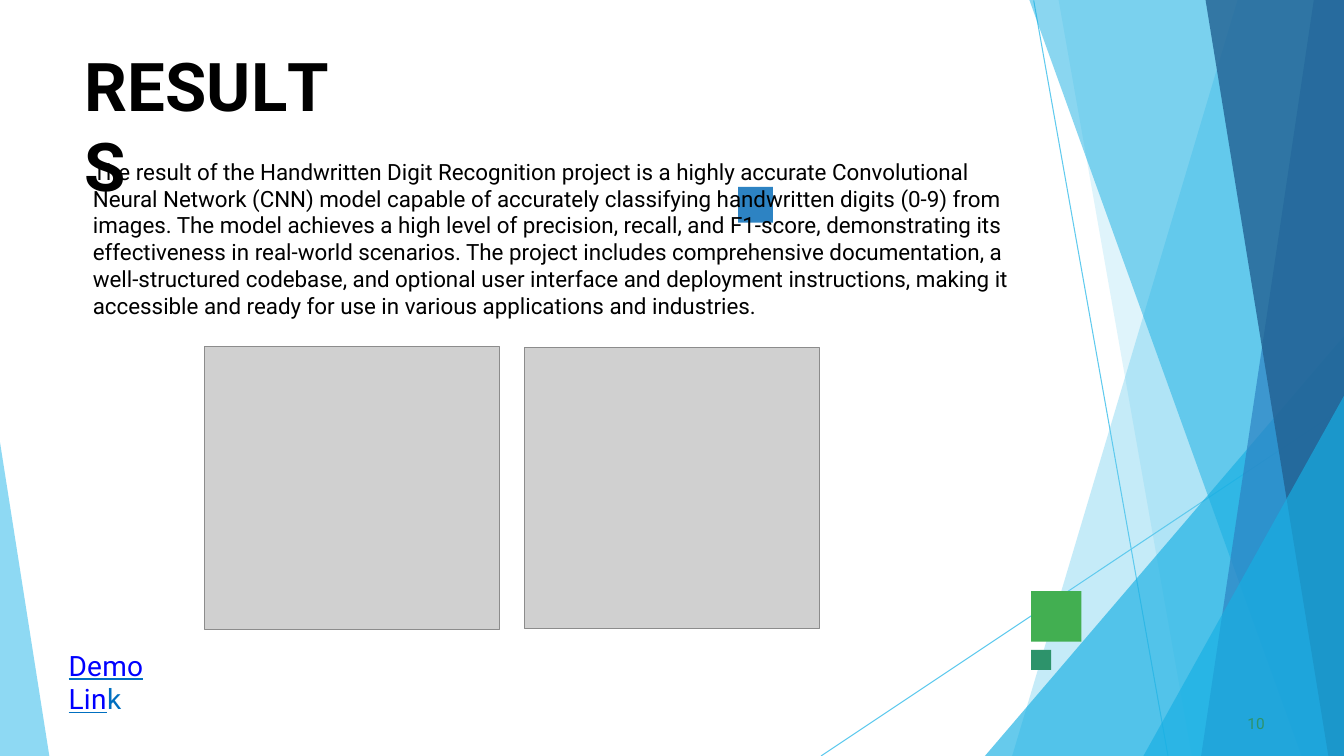
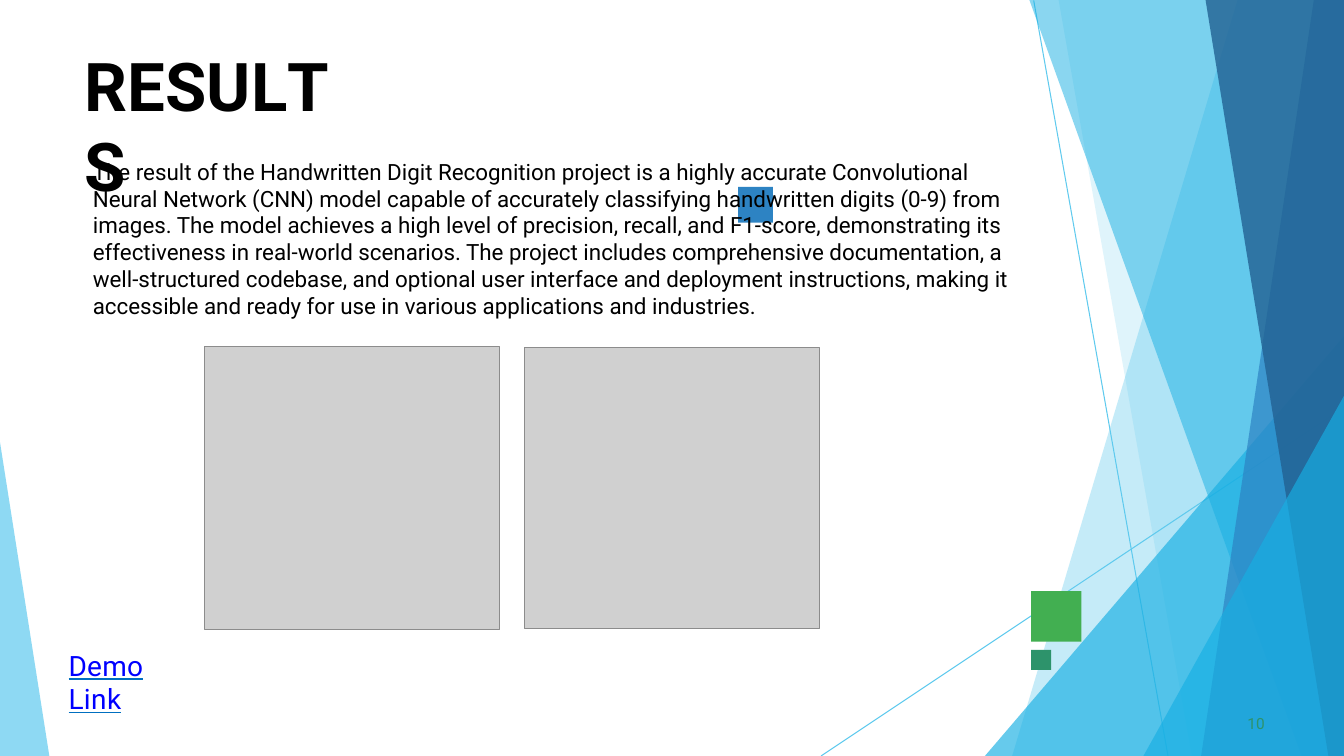
Before and after one commit to SNEHA-SUDHIR/TNSDC2024, a slide deck: slide 10 of Hand Written Digit Regonition PPT.pptx. Drawn at 1344x756 pixels with LibreOffice and Linux fonts; fonts in the diff are those of the drawing; grey boxes stand for pictures; background and template pictures are left out. Boxes give left, top, right and bottom in pixels: in the first picture for what was removed or moved away, otherwise in the second. Text is boxed around its words. In the diff, an @@ line names an element or a change of style, - is before the commit and + after.

Commit message:
updated PPT

```diff
--- a/Hand Written Digit Regonition PPT.pptx
+++ b/Hand Written Digit Regonition PPT.pptx
@@ text "Demo Link" at (69, 656, 144, 713): text colour #006FC0 to #0000FF, underline on in "Link" @@
```
